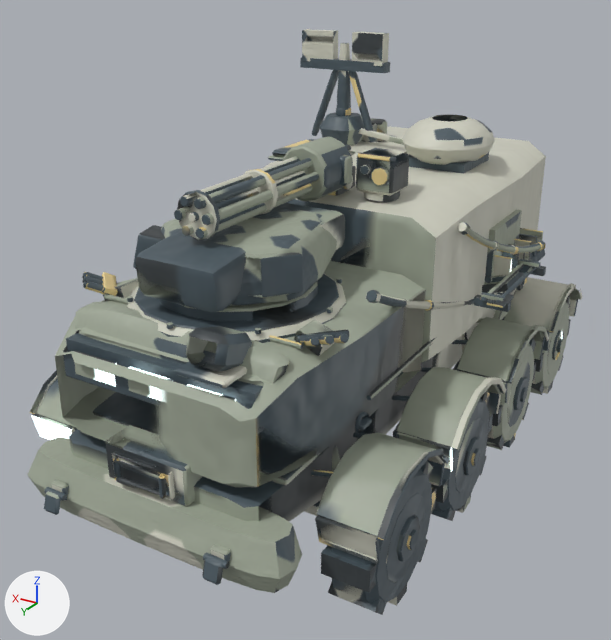
Renders of the FBX model unity/RogueCommandAssetAuthoring/Assets/RogueCommandExpansionSample/Models/OverlordCommandHQ_Atlas.fbx from each side of a commit.
Rendered twice from a 50 mm camera at (-2.66, 5.0, 3.44) aimed at (0.13, 0.34, 1.11). The lights are fixed; the arrows at lower left show +X, +Y and +Z. The picture after the commit comes second. Vertices at exactly the same position are counted once.

The first picture shows 'OverlordCommandHQ_UnifiedMesh'.
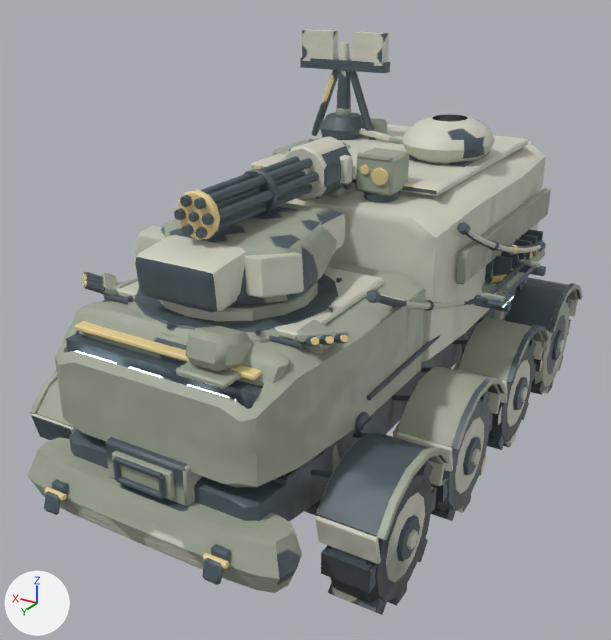
Where the change shows, as pixel boxes [x1, y1, x2, y2] in the pictures (611 x 640 px):
```json
{"part": 1, "of": "me_overlordcommandhq_unifiedmesh_data_001", "change": "added", "after": [117, 267, 384, 340]}
{"part": 2, "of": "me_overlordcommandhq_unifiedmesh_data_001", "change": "added", "after": [251, 124, 528, 196]}
{"part": 3, "of": "me_overlordcommandhq_unifiedmesh_data_001", "change": "added", "after": [455, 188, 551, 285]}
{"part": 4, "of": "me_overlordcommandhq_unifiedmesh_data_001", "change": "added", "after": [74, 321, 262, 380]}
{"part": 5, "of": "me_overlordcommandhq_unifiedmesh_data_001", "change": "surface changed", "before": [30, 30, 582, 614], "after": [30, 30, 582, 614]}
```

Scene script edits in JSON lines:
```json
{"block": "me_overlordcommandhq_unifiedmesh_data_001", "where": "# used by ob_overlordcommandhq_unifiedmesh; location = (0.0, 0.0, 0.0)"}
{"op": "remove", "block": "me_overlordcommandhq_unifiedmesh_data_001", "code": "me_overlordcommandhq_unifiedmesh_data_001.from_pydata(...)  # 13156 vertices, 12803 faces; spans x -1.24..1.24, y -2.25..2.4, z 0.07..2.9"}
{"op": "add", "block": "me_overlordcommandhq_unifiedmesh_data_001", "code": "me_overlordcommandhq_unifiedmesh_data_001.from_pydata(...)  # 13276 vertices, 12933 faces; spans x -1.24..1.24, y -2.25..2.4, z 0.07..2.9"}
{"block": "me_overlordcommandhq_unifiedmesh_data_001", "change": "me_overlordcommandhq_unifiedmesh_data_001 part 1: the loose piece of 24 vertices spanning x -0.71..0.71, y 0.7..1.94, z 0.96..1.0 is copied, and the copy is scaled about its middle by (0.883, 0.768, 0.903), then moved by (0.0, -0.14, 0.68); it spans x -0.63..0.63, y 0.7..1.66, z 1.63..1.68"}
{"block": "me_overlordcommandhq_unifiedmesh_data_001", "change": "me_overlordcommandhq_unifiedmesh_data_001 part 2: the loose piece of 24 vertices spanning x 0.32..0.78, y -0.71..-0.19, z 2.05..2.08 is copied, and the copy is scaled about its middle by (3.1, 3.59, 2.2), then moved by (-0.55, -0.33, 0.01); it spans x -0.71..0.71, y -1.7..0.14, z 2.05..2.11"}
{"block": "me_overlordcommandhq_unifiedmesh_data_001", "change": "me_overlordcommandhq_unifiedmesh_data_001 part 3: a new loose piece of 24 vertices spanning x -0.92..-0.87, y -1.71..0.15, z 1.51..1.73, in mat_overlordcommandhq_material_atlas"}
{"block": "me_overlordcommandhq_unifiedmesh_data_001", "change": "me_overlordcommandhq_unifiedmesh_data_001 part 4: a new loose piece of 24 vertices spanning x -0.59..0.59, y 1.89..2.03, z 1.57..1.6, in mat_overlordcommandhq_material_atlas"}
{"block": "me_overlordcommandhq_unifiedmesh_data_001", "change": "me_overlordcommandhq_unifiedmesh_data_001 part 5: 12283 kept faces spanning x -1.24..1.24, y -2.25..2.4, z 0.07..2.9 get new texture (UV) coordinates"}
{"block": "me_overlordcommandhq_unifiedmesh_data_001", "change": "other edits to the shape of me_overlordcommandhq_unifiedmesh_data_001 do not show in these pictures"}
```
